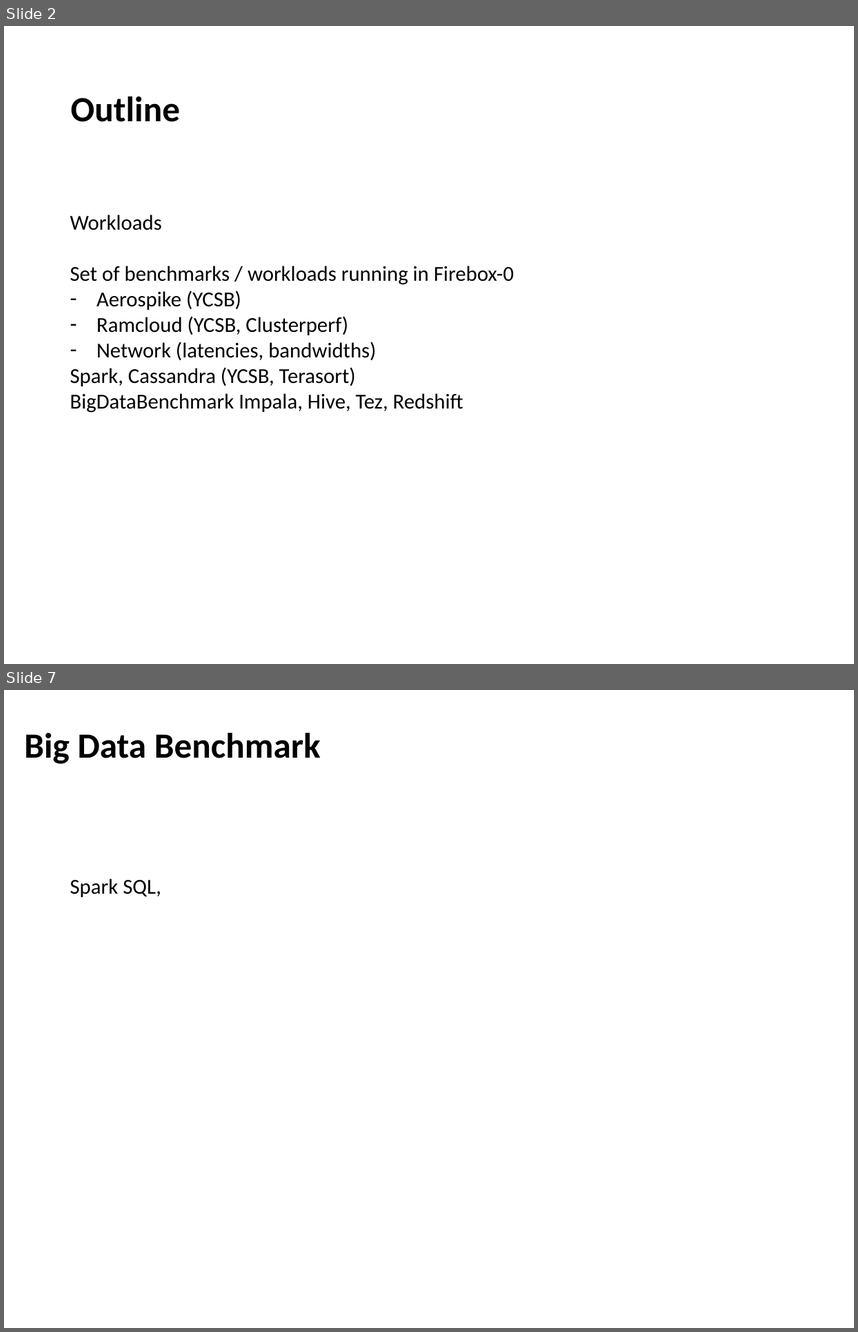
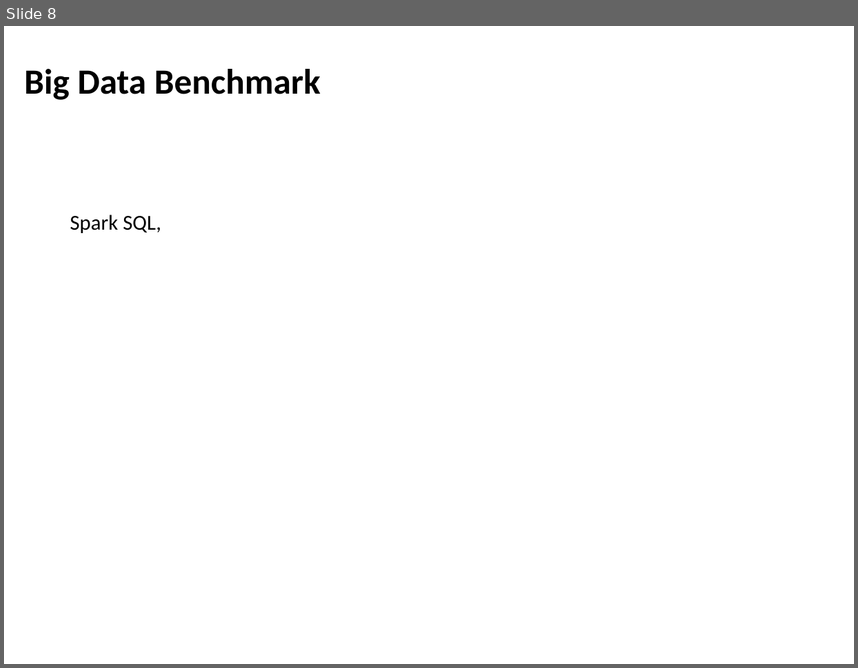
Before and after one commit to jcarreira/aspire-retreat, a slide deck: FireboxBenchmarks-retreat.pptx. Shown one above the other, each under a label of ours: slides 2 and 7 before the commit, slide 8 after it; the slides between them are not shown. The pictures are 858x1332 and 858x668 pixels, drawn with LibreOffice and Linux fonts; fonts in the diff are those of the drawing. Boxes give left, top, right and bottom in pixels: in the first picture for what was removed or moved away, otherwise in the second. Text is boxed around its words. In the diff, an @@ line names an element or a change of style, - is before the commit and + after.

```diff
--- a/FireboxBenchmarks-retreat.pptx
+++ b/FireboxBenchmarks-retreat.pptx
@@ slide 2 removed at <box>4,26,854,664</box>, background #FFFFFF @@
@@ text removed at <box>71,96,180,122</box> @@
-Outline
@@ text removed at <box>70,214,514,412</box> @@
-Workloads
-Set of benchmarks / workloads running in Firebox-0
-– Aerospike (YCSB)
-– Ramcloud (YCSB, Clusterperf)
-– Network (latencies, bandwidths)
-Spark, Cassandra (YCSB, Terasort)
-BigDataBenchmark Impala, Hive, Tez, Redshift
@@ what was slide 7 is now slide 8 @@
```
Also in this commit, not shown: 4 slides changed, 7 slides added, 2 other slides removed, 11 other files.
